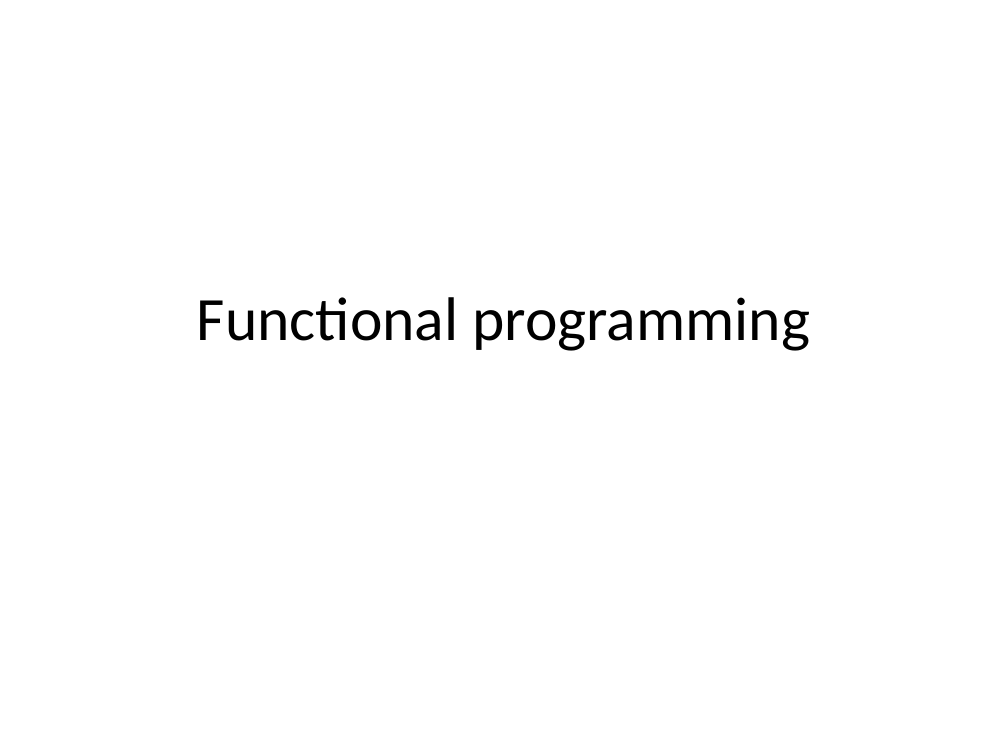
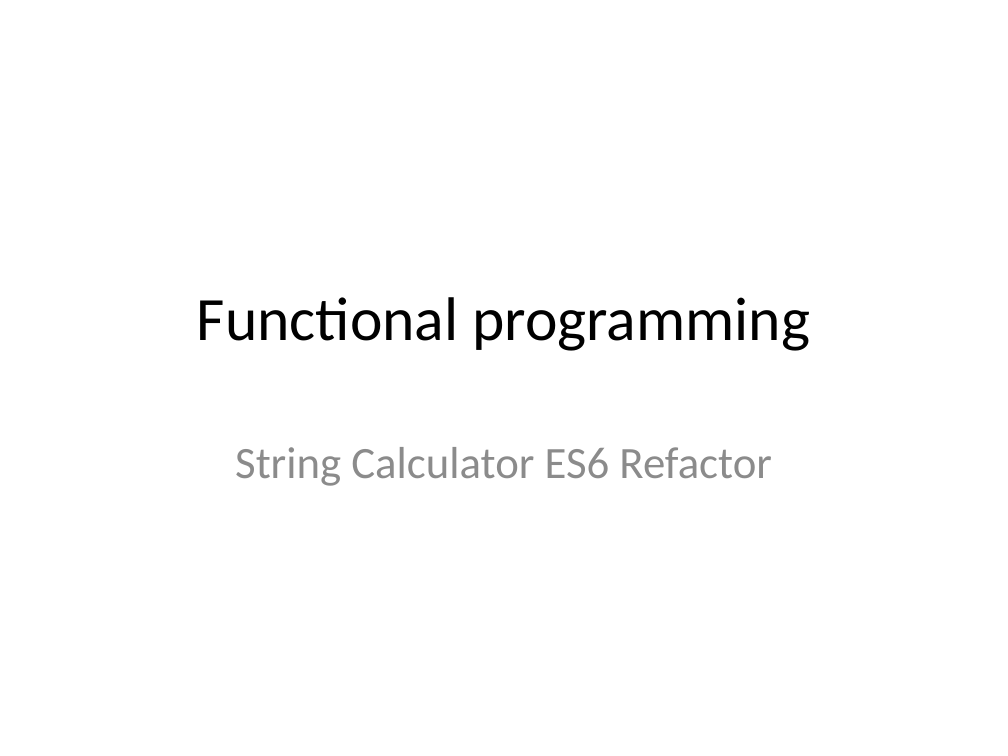
Before and after one commit to 636111/refactoring-workshop, a slide deck: slide 2 of documents/Workshop.pptx. Drawn at 1008x756 pixels with LibreOffice and Linux fonts; fonts in the diff are those of the drawing. Boxes give left, top, right and bottom in pixels: in the first picture for what was removed or moved away, otherwise in the second. Text is boxed around its words. In the diff, an @@ line names an element or a change of style, - is before the commit and + after.

```diff
--- a/documents/Workshop.pptx
+++ b/documents/Workshop.pptx
@@ subtitle added at box(235, 447, 771, 486), 32 pt, text #8C8C8C @@
+String Calculator ES6 Refactor
```
Also in this commit, not shown: 3 other slides changed, 2 slides added.
